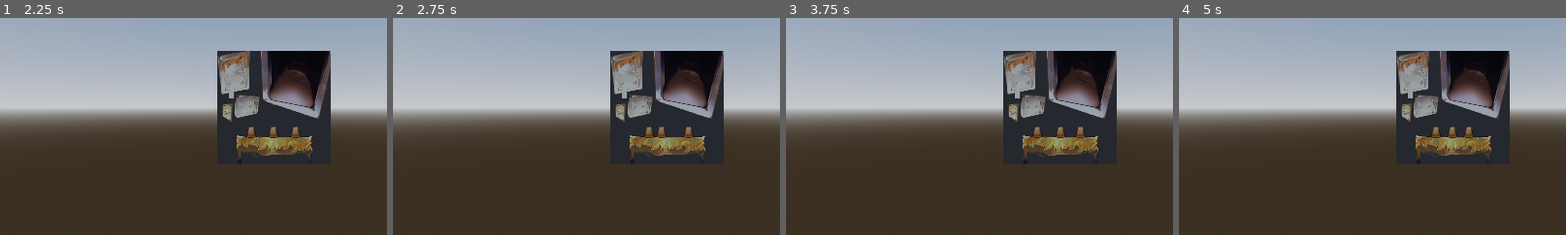
Above: before the commit, frames 1-4 (left to right).
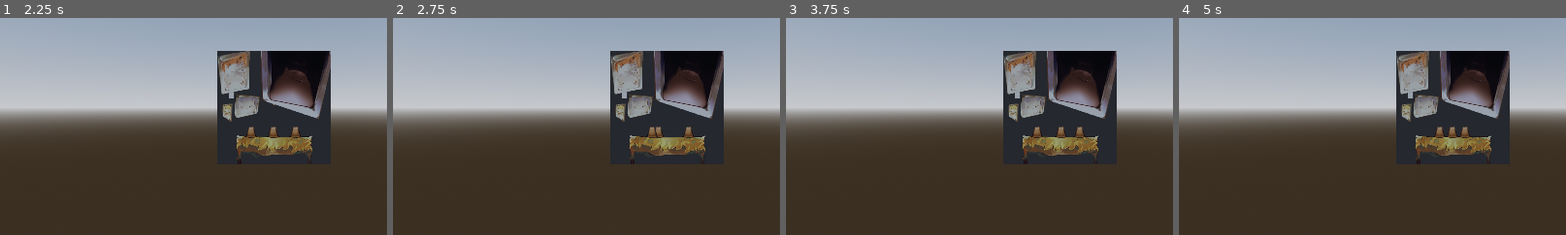
Above: after the commit, the same moments.

Repository: chchnyanko/cyber-cider3
Game: Godot game, scene res://ui/title.tscn
Same seed, same stepped clock (60 frames per second), same inputs: the game is played once before the commit and once after it. The engine's default icon, where the game draws it, is replaced by a stand-in: a white triangle on a blue panel in a dark square.
Inputs (mouse positions are % of the whole screen's width and height, from its top left):
- Up to frame 1 (2.25 s): click "Settings" at 0.5 s; click "Play Minigames" at 1.25 s; tap Enter (ui_accept) at 2 s; move the mouse to (72, 45) at 2.02 s; hold D (right) from 2.03 s (still down); hold Shift (crawl) from 2.03 s (still down)
- Up to frame 2 (2.75 s): keep holding D (right); keep holding Shift (crawl); tap Space (jump) at 2.27 s
- Up to frame 3 (3.75 s): tap Enter (ui_accept) at 2.75, 3.5 s; move the mouse to (30, 55) at 2.77 s; release D (right) at 2.78 s; release Shift (crawl) at 2.78 s; hold S (down) 2.78-3.53 s; tap Tab (change_camera) at 2.85 s; tap Space (jump) at 3.02 s; tap Shift (crawl) at 3.05 s; move the mouse to (60, 28) at 3.52 s; hold D (right) from 3.53 s (still down); hold Shift (crawl) from 3.53 s (still down)
- Up to frame 4 (5 s): tap Enter (ui_accept) at 4.25 s; move the mouse to (45, 70) at 4.27 s; release D (right) at 4.28 s; release Shift (crawl) at 4.28 s; hold Up (ui_up) from 4.28 s (still down); tap 1 at 4.35 s; tap Space (jump) at 4.52 s; tap Shift (crawl) at 4.55 s
The pictures show only the part of the screen within x 15-65%, y 29-79%; the shares and areas given below are measured in that part.

Frame 1 is identical in both runs. In frame 2, 0.2% of the frame differs, in the area x 64-71%, y 50-56%; in frame 3, less than 0.1%; in frame 4, 0.3%, in the area x 65-77%, y 50-56%.

Commit message:
finished adding comments to the code that already existed (i probably wasted time doing all of that)

Diff:
--- a/minigames/find_the_ball/find_the_ball.gd
+++ b/minigames/find_the_ball/find_the_ball.gd
@@ -19,23 +19,30 @@
 func _ready():
 	#for each of this node's children
 	for cup in get_children():
-		#if it is a button add it to the arrays
+		#if it is a button add the node to cups and the position to cup pos
 		if cup is TextureButton:
 			cups.append(cup)
 			cup_pos.append(cup.position)
 
+#called every process frame
 func _process(delta):
-	if Input.is_action_just_pressed("crawl"):
-		current = true
+	#if this is the currently played minigame
 	if current:
+		#move the ball into the cup
 		if ball.position.y < 50:
 			ball.position.y += 10
+		#once the ball is in the cup start moving
 		elif !moving and !finished_moving:
 			moving = true
+		#when moving
 		if moving:
+			#if the cups aren't moving
 			if !cup_moving:
+				#choose a random move
 				var ran = randi_range(0,2)
+				#subtract 1 from moves left
 				moves -= 1
+				#set the target pos for each random outcome and make the cup start moving
 				if ran == 0:
 					var pos = cup_target_pos[0]
 					cup_target_pos[0] = cup_target_pos[1]
@@ -51,22 +58,32 @@
 					cup_target_pos[1] = cup_target_pos[2]
 					cup_target_pos[2] = pos
 					cup_moving = true
+			#if the cup is moving
 			if cup_moving:
+				#move the cups toward their target positions
 				cups[0].position = lerp(cups[0].position, cup_pos[cup_target_pos[0]], 0.4)
 				cups[1].position = lerp(cups[1].position, cup_pos[cup_target_pos[1]], 0.4)
 				cups[2].position = lerp(cups[2].position, cup_pos[cup_target_pos[2]], 0.4)
+				#make and set a counter to 0
 				var num = 0
+				#if each of the cups are at the correct position, increase num by 1
 				for i in cups.size():
 					if abs(cups[i].position - cup_pos[cup_target_pos[i]]) < Vector2(0.01, 0.01):
 						num += 1
+				#if all of the cups are at the correct position
 				if num == cups.size():
+					#stop the cups from moving
 					cup_moving = false
+					#if there aren't any moves left, finish moving and set the selected cup
 					if moves == 0:
 						moving = false
 						finished_moving = true
 						selected_cup = 0
+		#when the cups have finished moving
 		if finished_moving:
+			#set the button's focus
 			cups[cup_target_pos.find(selected_cup)].grab_focus()
+			#change the button's focus if the player pressses any directional input
 			if Input.is_action_just_pressed("ui_left") or Input.is_action_just_pressed("ui_up"):
 				selected_cup -= 1
 				if selected_cup < 0:
@@ -75,8 +92,13 @@
 				selected_cup += 1
 				if selected_cup >= cups.size():
 					selected_cup = 0
+			#if the player presses the accept button, press the button
 			if Input.is_action_just_pressed("ui_accept"):
 				cups[cup_target_pos.find(selected_cup)].emit_signal("pressed")
+
+	#debug
+	if Input.is_action_just_pressed("crawl"):
+		current = true
 
 func _on_cup_1_pressed():
 	print("1 pressed")
--- a/minigames/find_the_ball/find_the_ball.tscn
+++ b/minigames/find_the_ball/find_the_ball.tscn
@@ -12,7 +12,7 @@
 
 [node name="find_the_ball" type="Node2D"]
 script = ExtResource("1_tp3dq")
-moves = 100
+moves = 10
 
 [node name="ReferenceRect" type="ReferenceRect" parent="."]
 custom_minimum_size = Vector2(512, 512)
--- a/ui/pause.gd
+++ b/ui/pause.gd
@@ -1,18 +1,24 @@
 extends Control
 
-@onready var animation = $"../AnimationPlayer"
+@onready var animation = $"../AnimationPlayer" #reference to the animation player
 
+#called when the player pauses or unpauses the game
 func toggle_pause():
-	var paused = get_tree().paused
+	var paused = get_tree().paused #get if the game is currently paused
+	#toggle the pause state
 	get_tree().paused = !paused
+	#player the corresponding animation
 	if paused:
 		animation.play("unpause")
 	else:
 		animation.play("pause")
+	#release the focus from any node to fix an issue where you will have somthing focussed before pausing and the cursor acting unexpectedly
 	var focus = get_viewport().gui_get_focus_owner()
 	if focus:
 		focus.release_focus()
 
+#called when there is any input event
 func _input(event):
+	#if the player presses the pause button, toggle pause
 	if Input.is_action_just_pressed("pause"):
 		toggle_pause()
--- a/ui/title.gd
+++ b/ui/title.gd
@@ -1,20 +1,30 @@
 extends Control
 
-var colours : Dictionary
+var colours : Dictionary #stores the node and Color for each button
 
+#called when this scene is first instanced
 func _ready():
+	#change the random colours
 	change_colour()
 
+#called when the colours for each button should be changed
+func change_colour():
+	#for all of the children of this node
+	for i in get_children():
+		#if it is a button
+		if i is Button:
+			#connect the mouse entered signal
+			i.mouse_entered.connect(hover.bind(i))
+			#set the randomised colour for each button
+			randomize()
+			colours[i] = Color(randf_range(0, 0.4),randf_range(0, 0.4),randf_range(0, 0.4))
+
+#called when the mouse enters each button
+func hover(button):
+	#change the background colour to the random colour set in change colour
+	$ColorRect.color = colours.get(button)
+
+#debug
 func _input(event):
 	if event.is_action("crawl"):
 		change_colour()
-
-func change_colour():
-	for i in get_children():
-		if i is Button:
-			i.mouse_entered.connect(hover.bind(i))
-			randomize()
-			colours[i] = Color(randf_range(0, 0.4),randf_range(0, 0.4),randf_range(0, 0.4))
-
-func hover(button):
-	$ColorRect.color = colours.get(button)
--- a/ui/ui_cursor.gd
+++ b/ui/ui_cursor.gd
@@ -2,46 +2,64 @@
 
 class_name ui_cursor
 
-@export var cursor : Sprite2D
-@export var line : Line2D
-@export var first_focus : Button
-@export var pause_screen : Node
+@export var cursor : Sprite2D #reference to the cursor node
+@export var line : Line2D #reference to the line2d that follows the cursor
+@export var first_focus : Button #reference to the first button that will be focussed when a key is pressed
+@export var pause_screen : Node #reference to the pause screen for when pausing the game from a button
 
-var positions : Dictionary
-var focus_node : Control
+var positions : Dictionary #stores the default position of each button
+var focus_node : Control #the node that is currently being focused
 
+#called when this node is first instanced into the scene
 func _ready():
+	#for each of the children of the parent node
 	for child in get_parent().get_children():
+		#if it is a button
 		if child is Button:
+			#add it's position to the positions dictionary
 			positions[child] = child.position
+			#connect it's signals
 			child.mouse_entered.connect(hover.bind(child))
 			child.pressed.connect(button_pressed.bind(child))
 
+#called each process frame
 func _process(_delta):
+	#store the node that is currenly being focussed
 	focus_node = get_viewport().gui_get_focus_owner()
+	#if there isn't any node being focussed
 	if !focus_node:
+		#if the player presses any button, make the first focus node grab focus
 		if Input.is_anything_pressed():
 			first_focus.grab_focus()
+	#if there is a node being focussed
 	else:
+		#show the cursor
 		cursor.show()
+		#set the position for the cursor and the line following it
 		cursor.position = lerp(cursor.position, focus_node.position - Vector2(50, 0), 0.3)
 		line.points[0] = cursor.position
 		line.points[1] = lerp(line.points[1], cursor.position, 0.2)
-
+	#for each of the buttons move them depending on where the cursor currently is
 	for button in positions.keys():
 		button.position.y = positions[button].y + (positions[button].y - cursor.position.y) / 2
 
+#called when a button is pressed
 func button_pressed(button):
-	var text = button.editor_description
-	var slice = text.get_slice("-",1)
-	var target = text.replace(text.get_slice("-",1),"").replace("-", "")
-	if slice == "scene":
+	var command = button.editor_description #the command that the button will do when pressed
+	var action_type = command.get_slice("-",1) #the type of action that the button will do when pressed
+	var target = command.replace(command.get_slice("-",1),"").replace("-", "") #the target of the action
+	#if the action type is scene, change the scene to the target scene
+	if action_type == "scene":
 		get_tree().paused = false
-		get_tree().change_scene_to_file(str("res://",target,".tscn"))
-	elif slice == "hide":
+		get_tree().change_scene_to_file(str("res://", target, ".tscn"))
+	#if the action type is hide, toggle the visibility of the target node
+	elif action_type == "hide":
 		get_tree().root.get_node(target).visible = !get_tree().root.get_node(target).visible
-	elif slice == "pause":
+	#if the action type is pause, toggle the current pause state of the game
+	elif action_type == "pause":
 		pause_screen.toggle_pause()
 
+#called when the mouse enters a button
 func hover(button):
+	#make the button grab focus
 	button.grab_focus()
